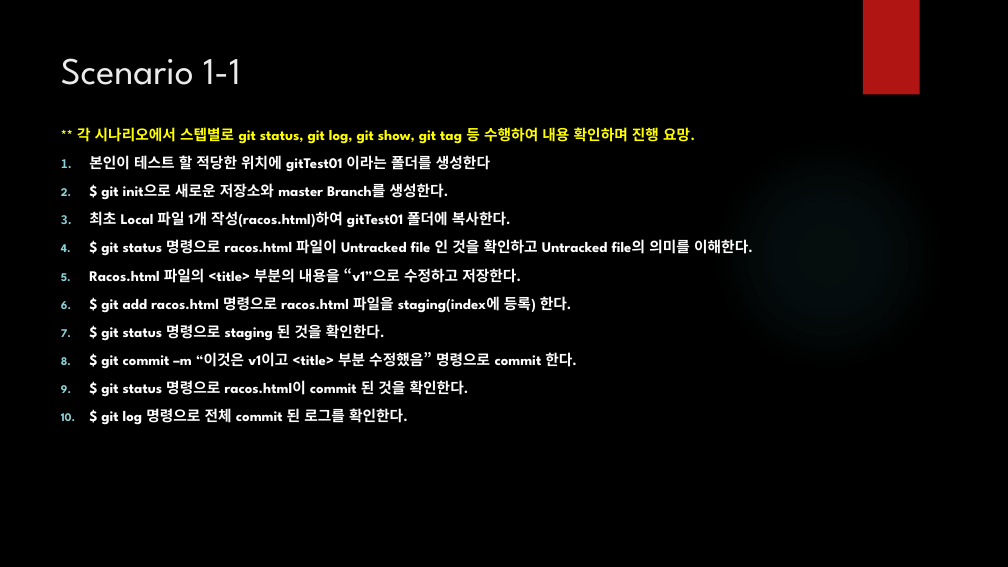
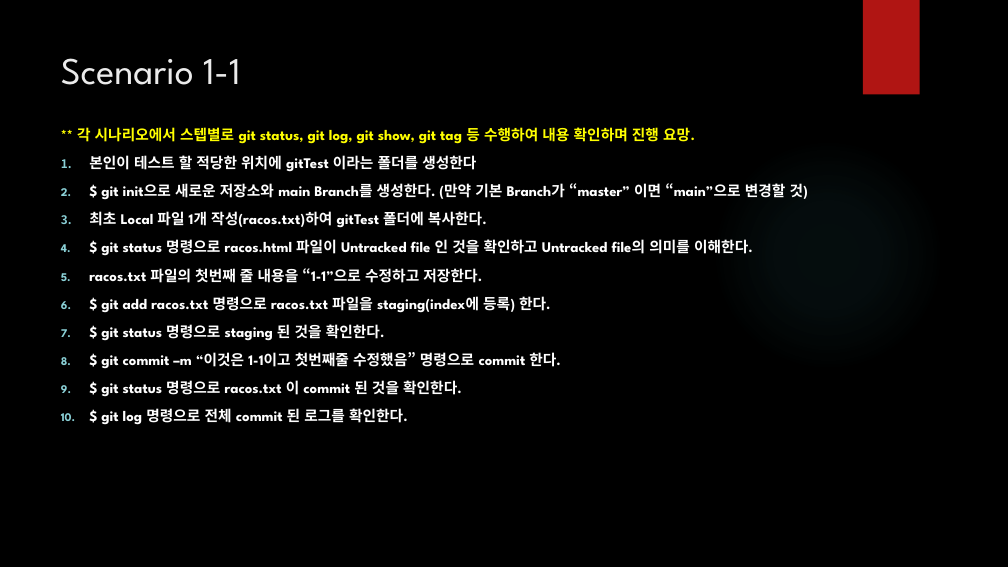
Before and after one commit to iredseal/Learning, a slide deck: slide 11 of Tools/git/SW 형상 관리.pptx. Drawn at 1008x567 pixels with LibreOffice and Linux fonts; fonts in the diff are those of the drawing; background and template pictures are left out. Boxes give left, top, right and bottom in pixels: in the first picture for what was removed or moved away, otherwise in the second. Text is boxed around its words. In the diff, an @@ line names an element or a change of style, - is before the commit and + after.

```diff
--- a/Tools/git/SW 형상 관리.pptx
+++ b/Tools/git/SW 형상 관리.pptx
@@ text at (89, 153, 808, 228): text changed @@
-1. 본인이 테스트 할 적당한 위치에 gitTest01 이라는 폴더를 생성한다
-2. $ git init으로 새로운 저장소와 master Branch를 생성한다.
-3. 최초 Local 파일 1개 작성(racos.html)하여 gitTest01 폴더에 복사한다.
+1. 본인이 테스트 할 적당한 위치에 gitTest 이라는 폴더를 생성한다
+2. $ git init으로 새로운 저장소와 main Branch를 생성한다. (만약 기본 Branch가 “master” 이면 “main”으로 변경할 것)
+3. 최초 Local 파일 1개 작성(racos.txt)하여 gitTest 폴더에 복사한다.
@@ text at (89, 266, 551, 313): text changed @@
-5. Racos.html 파일의 <title> 부분의 내용을 “v1”으로 수정하고 저장한다.
-6. $ git add racos.html 명령으로 racos.html 파일을 staging(index에 등록) 한다.
+5. racos.txt 파일의 첫번째 줄 내용을 “1-1”으로 수정하고 저장한다.
+6. $ git add racos.txt 명령으로 racos.txt 파일을 staging(index에 등록) 한다.
@@ text at (101, 352, 561, 397): text changed @@
-8. $ git commit –m “이것은 v1이고 <title> 부분 수정했음” 명령으로 commit 한다.
-9. $ git status 명령으로 racos.html이 commit 된 것을 확인한다.
+8. $ git commit –m “이것은 1-1이고 첫번째줄 수정했음” 명령으로 commit 한다.
+9. $ git status 명령으로 racos.txt 이 commit 된 것을 확인한다.
```
Also in this commit, not shown: 15 other slides changed, 3 other files.
